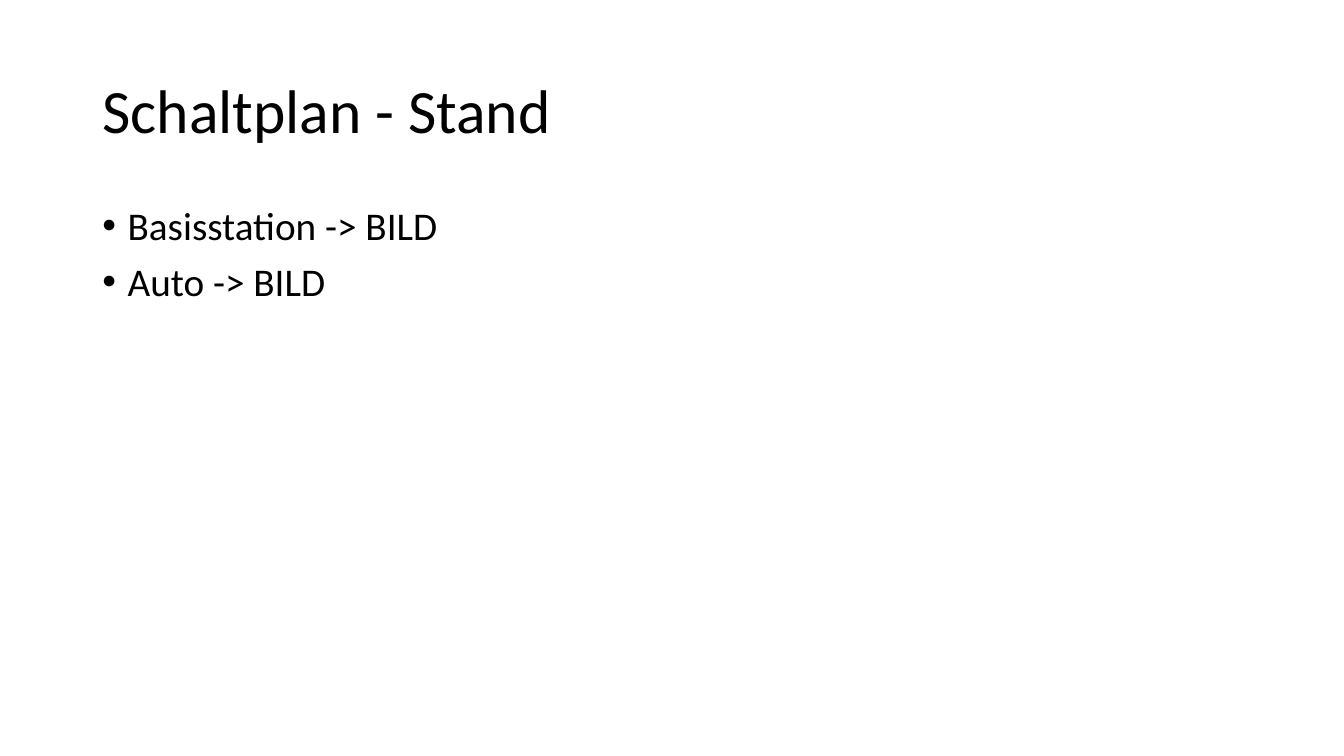
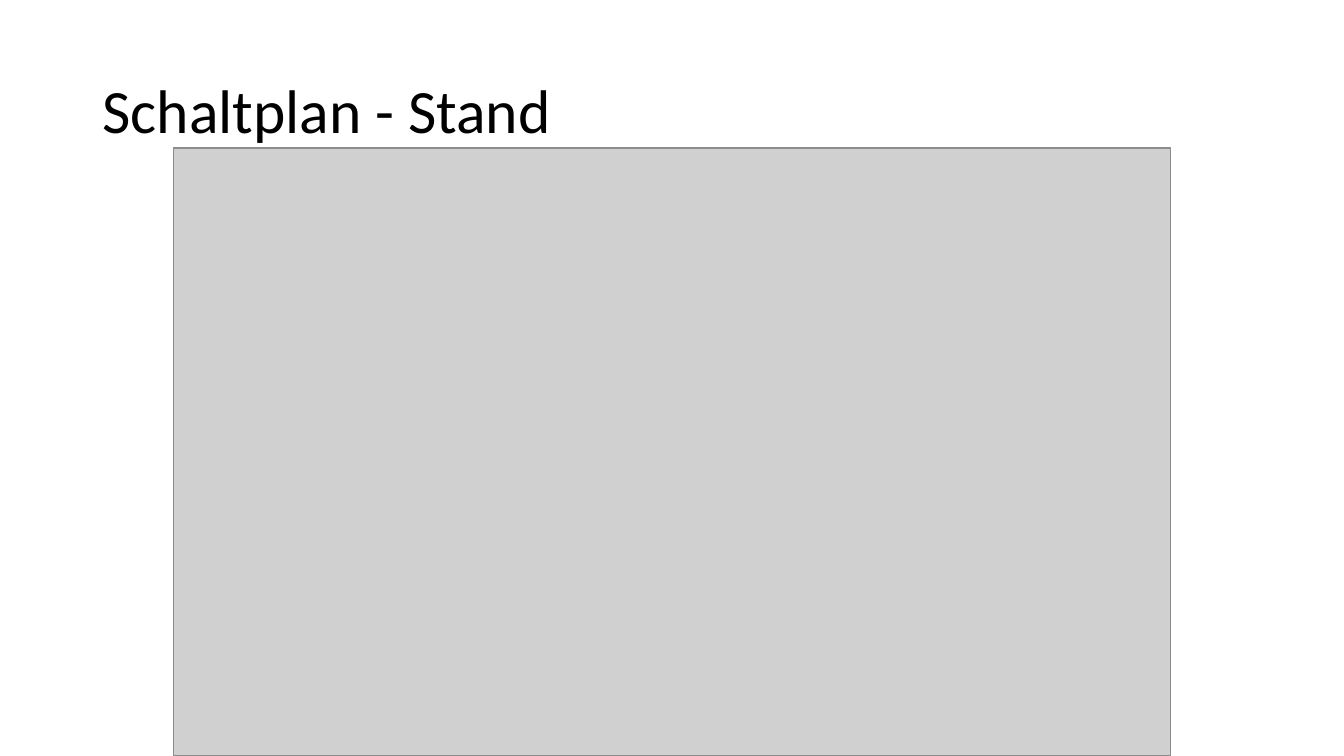
Before and after one commit to simonhauck/M-AI-SmartCars, a slide deck: slide 6 of workshops/2019_10_23/Präsentation 23_10_2019.pptx. Drawn at 1344x756 pixels with LibreOffice and Linux fonts; fonts in the diff are those of the drawing; grey boxes stand for pictures; background and template pictures are left out. Boxes give left, top, right and bottom in pixels: in the first picture for what was removed or moved away, otherwise in the second. Text is boxed around its words. In the diff, an @@ line names an element or a change of style, - is before the commit and + after.

Commit message:
add images to presentation, remvoe placeholder and rename folder

```diff
--- a/workshops/2019_10_23/Präsentation 23_10_2019.pptx
+++ b/workshops/2019_10_23/Präsentation 23_10_2019.pptx
@@ picture added at [173,148,1172,756] @@
@@ text removed at [128,213,437,297] @@
-• Basisstation -> BILD
-• Auto -> BILD
```
Also in this commit, not shown: 1 slide added, 3 other files.
